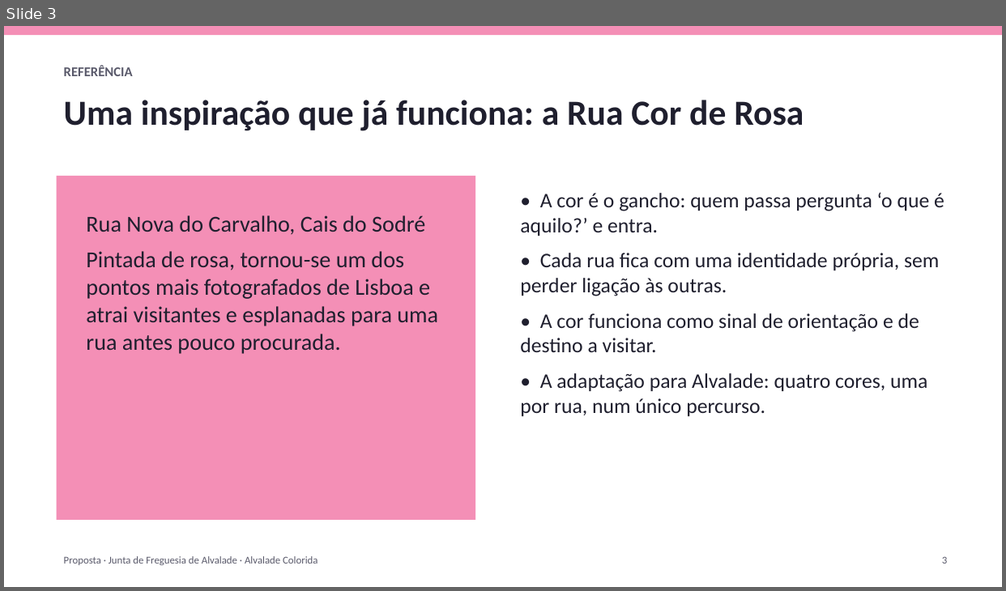
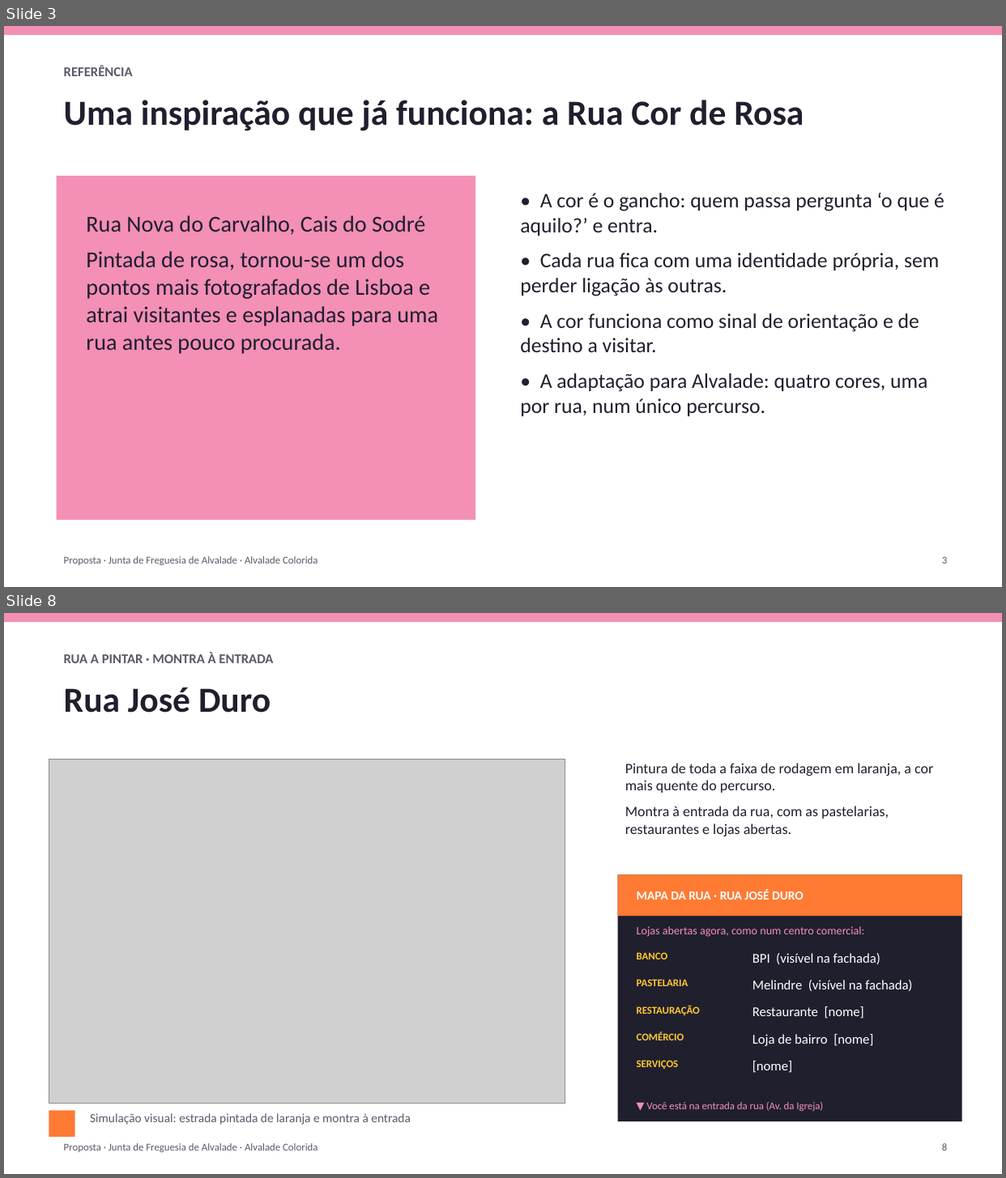
Before and after one commit to zavricardo-debug/travelsites, a slide deck: propostas/alvalade/Proposta_Alvalade_Colorida.pptx. Shown one above the other, each under a label of ours: slide 3 before the commit, slides 3 and 8 after it; the slides between them are not shown. The pictures are 1006x591 and 1006x1178 pixels, drawn with LibreOffice and Linux fonts; fonts in the diff are those of the drawing; grey boxes stand for pictures. Boxes give left, top, right and bottom in pixels: in the first picture for what was removed or moved away, otherwise in the second. Text is boxed around its words. In the diff, an @@ line names an element or a change of style, - is before the commit and + after.

```diff
--- a/propostas/alvalade/Proposta_Alvalade_Colorida.pptx
+++ b/propostas/alvalade/Proposta_Alvalade_Colorida.pptx
@@ slide 8 added at box(4, 613, 1002, 1174), background #FFFFFF @@
@@ rectangle added at box(4, 613, 1002, 622), fill #F48FB6 @@
@@ text added at box(64, 653, 273, 663), 13 pt, text #5A5A6B, bold @@
+RUA A PINTAR · MONTRA À ENTRADA
@@ text added at box(64, 688, 270, 713), 34 pt, text #1F1F2E, bold @@
+Rua José Duro
@@ picture added at box(49, 759, 565, 1103) @@
@@ text added at box(625, 763, 933, 837), 14 pt, text #1F1F2E @@
+Pintura de toda a faixa de rodagem em laranja, a cor mais quente do percurso.
+Montra à entrada da rua, com as pastelarias, restaurantes e lojas abertas.
@@ rectangle added at box(618, 875, 962, 1122), fill #1F1F2E @@
@@ rectangle added at box(618, 875, 962, 916), fill #FF7A33 @@
@@ text added at box(637, 889, 803, 900), 12 pt, text #FFFFFF, bold @@
+MAPA DA RUA · RUA JOSÉ DURO
@@ text added at box(637, 926, 864, 937), 11 pt, text #F48FB6 @@
+Lojas abertas agora, como num centro comercial:
@@ text added at box(637, 952, 668, 960), 10 pt, text #FFC82E, bold @@
+BANCO
@@ text added at box(752, 953, 880, 965), 13 pt, text #FFFFFF @@
+BPI (visível na fachada)
@@ text added at box(637, 979, 688, 986), 10 pt, text #FFC82E, bold @@
+PASTELARIA
@@ text added at box(752, 980, 912, 991), 13 pt, text #FFFFFF @@
+Melindre (visível na fachada)
@@ text added at box(637, 1005, 700, 1016), 10 pt, text #FFC82E, bold @@
+RESTAURAÇÃO
@@ text added at box(752, 1007, 864, 1019), 13 pt, text #FFFFFF @@
+Restaurante [nome]
@@ text added at box(637, 1032, 684, 1041), 10 pt, text #FFC82E, bold @@
+COMÉRCIO
@@ text added at box(752, 1034, 873, 1046), 13 pt, text #FFFFFF @@
+Loja de bairro [nome]
@@ text added at box(637, 1060, 679, 1069), 10 pt, text #FFC82E, bold @@
+SERVIÇOS
@@ text added at box(752, 1061, 792, 1073), 13 pt, text #FFFFFF @@
+[nome]
@@ rectangle added at box(49, 1111, 75, 1137), fill #FF7A33 @@
@@ text added at box(90, 1114, 411, 1125), 12 pt, text #5A5A6B @@
+Simulação visual: estrada pintada de laranja e montra à entrada
@@ text added at box(646, 1102, 823, 1111), 10 pt, text #F48FB6 @@
+▼ Você está na entrada da rua (Av. da Igreja)
@@ text added at box(64, 1144, 317, 1152), 10 pt, text #5A5A6B @@
+Proposta · Junta de Freguesia de Alvalade · Alvalade Colorida
@@ text added at box(942, 1144, 947, 1151), 10 pt, text #5A5A6B @@
+8
```
Also in this commit, not shown: 7 slides changed, 3 other slides added, 5 other files.
